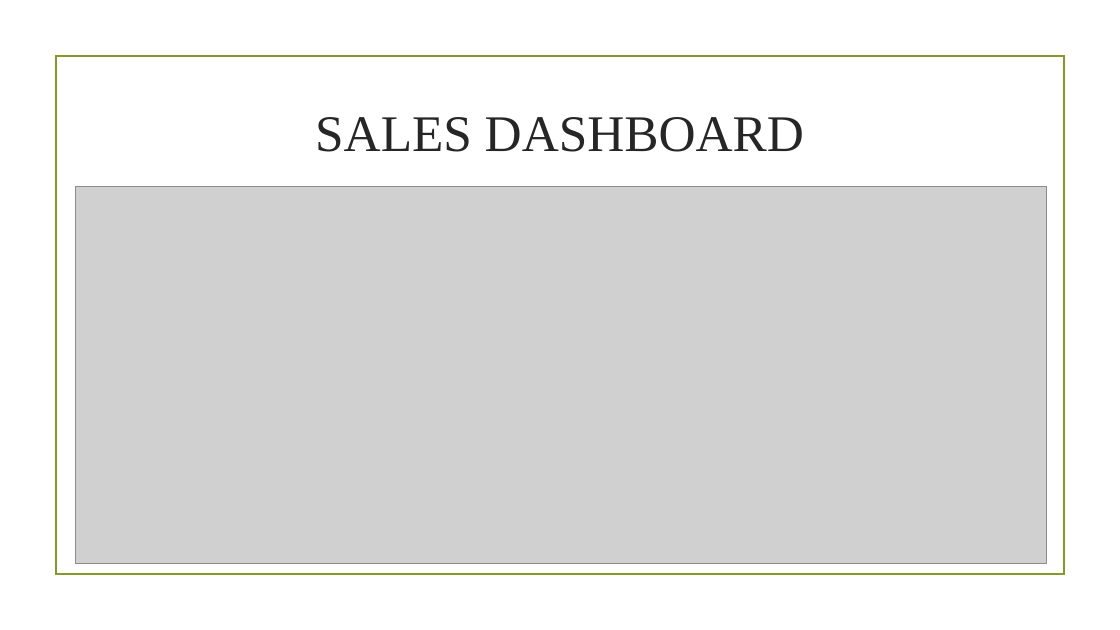
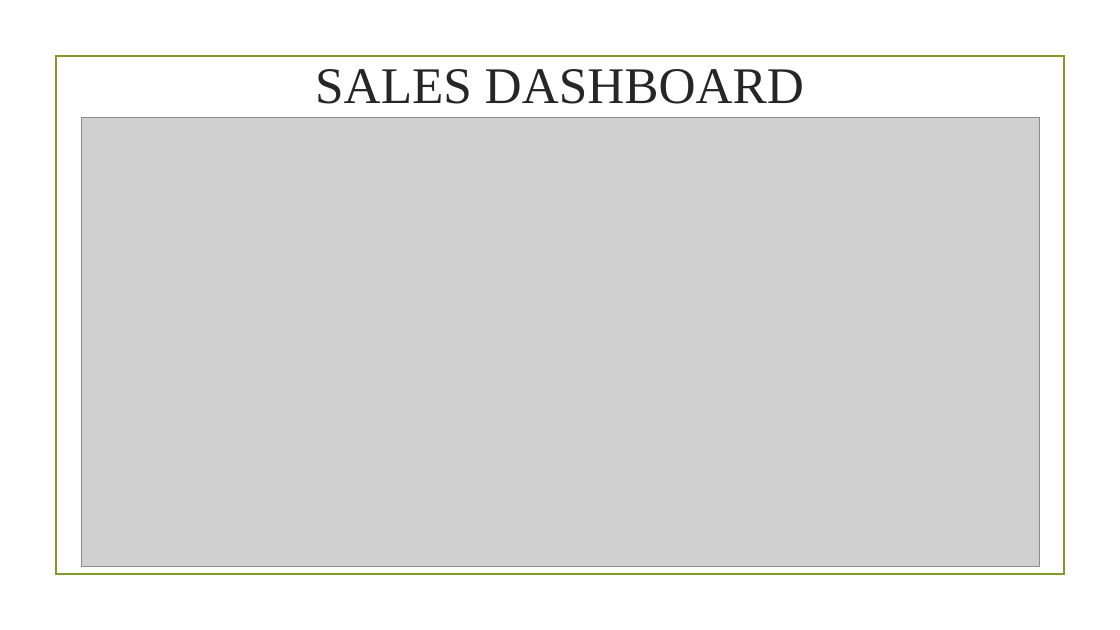
Before and after one commit to Leon199630/WALMART-ANALYSIS, a slide deck: slide 2 of WALMART PPT.pptx (slide 4 before the commit). Drawn at 1120x630 pixels with LibreOffice and Linux fonts; fonts in the diff are those of the drawing; grey boxes stand for pictures; background and template pictures are left out. Boxes give left, top, right and bottom in pixels: in the first picture for what was removed or moved away, otherwise in the second. Text is boxed around its words. In the diff, an @@ line names an element or a change of style, - is before the commit and + after.

```diff
--- a/WALMART PPT.pptx
+++ b/WALMART PPT.pptx
@@ title "SALES DASHBOARD": place and size @@
-title "SALES DASHBOARD" at bbox=[315, 117, 804, 152]
+title "SALES DASHBOARD" at bbox=[315, 69, 804, 104]
@@ picture: place and size @@
-picture at bbox=[76, 187, 1048, 564]
+picture at bbox=[82, 117, 1040, 566]
```
Also in this commit, not shown: 20 slides added, 2 slides removed.
